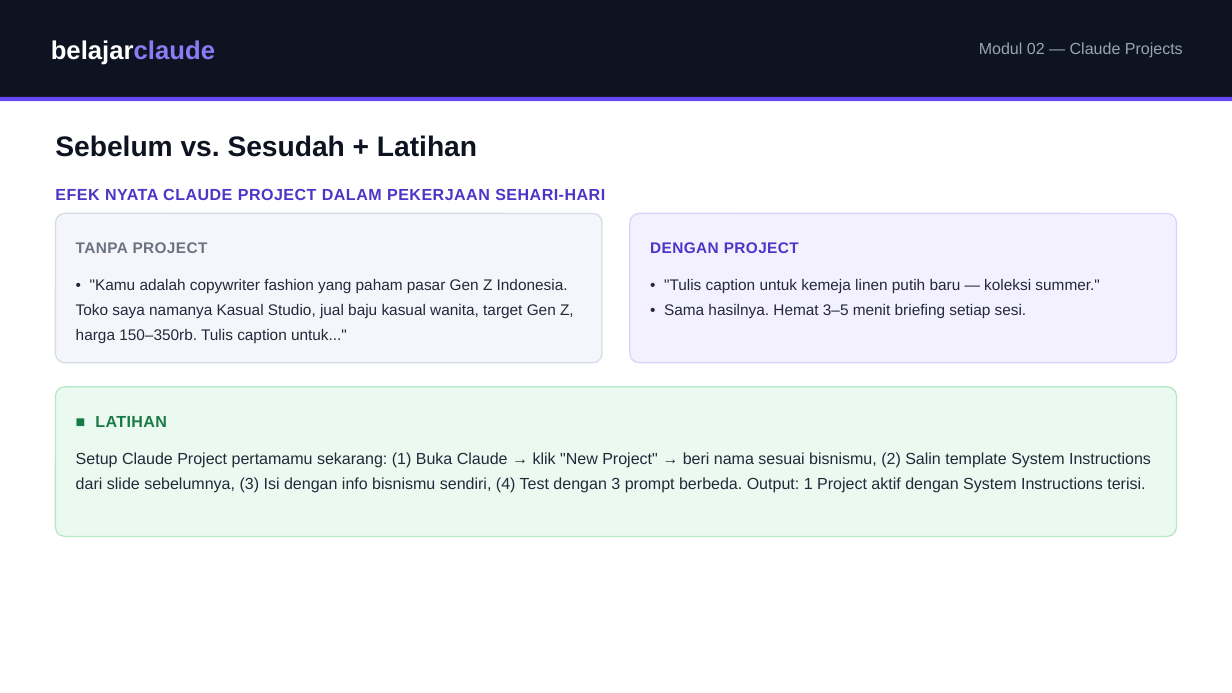
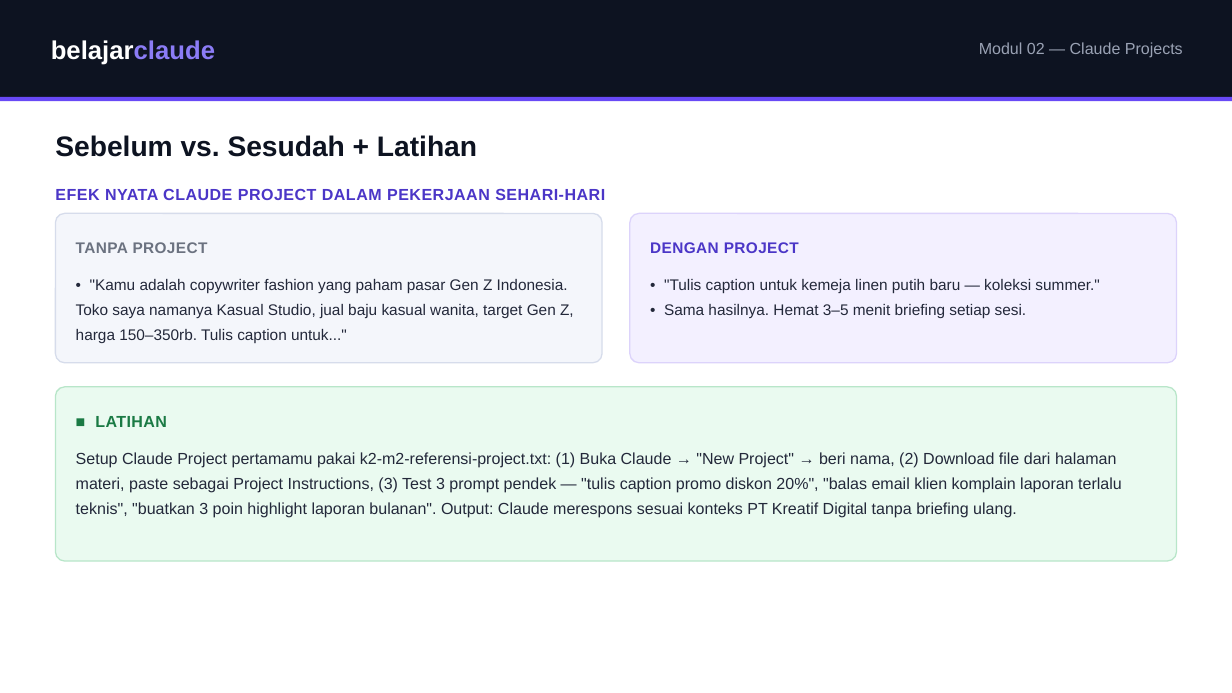
Before and after one commit to juliautomo/belajar-claude, a slide deck: slide 4 of K2-Produktivitas/M02-Claude-Projects/K2-M02-Claude-Projects.pptx. Drawn at 1232x693 pixels with LibreOffice and Linux fonts; fonts in the diff are those of the drawing. Boxes give left, top, right and bottom in pixels: in the first picture for what was removed or moved away, otherwise in the second. Text is boxed around its words. In the diff, an @@ line names an element or a change of style, - is before the commit and + after.

Commit message:
M2: exercise now uses k2-m2-referensi-project.txt directly instead of requiring own business info first

```diff
--- a/K2-Produktivitas/M02-Claude-Projects/K2-M02-Claude-Projects.pptx
+++ b/K2-Produktivitas/M02-Claude-Projects/K2-M02-Claude-Projects.pptx
@@ rounded rectangle resized from (x1=55, y1=387, x2=1177, y2=537) to (x1=55, y1=387, x2=1177, y2=562) @@
@@ rounded rectangle at (x1=55, y1=387, x2=1177, y2=562): proportions changed @@
@@ text at (x1=76, y1=452, x2=1122, y2=518): text changed @@
-Setup Claude Project pertamamu sekarang: (1) Buka Claude → klik "New Project" → beri nama sesuai bisnismu, (2) Salin template System Instructions dari slide sebelumnya, (3) Isi dengan info bisnismu sendiri, (4) Test dengan 3 prompt berbeda. Output: 1 Project aktif dengan System Instructions terisi.
+Setup Claude Project pertamamu pakai k2-m2-referensi-project.txt: (1) Buka Claude → "New Project" → beri nama, (2) Download file dari halaman materi, paste sebagai Project Instructions, (3) Test 3 prompt pendek — "tulis caption promo diskon 20%", "balas email klien komplain laporan terlalu teknis", "buatkan 3 poin highlight laporan bulanan". Output: Claude merespons sesuai konteks PT Kreatif Digital tanpa briefing ulang.
```
Also in this commit, not shown: 2 other slides changed, 1 other file.
